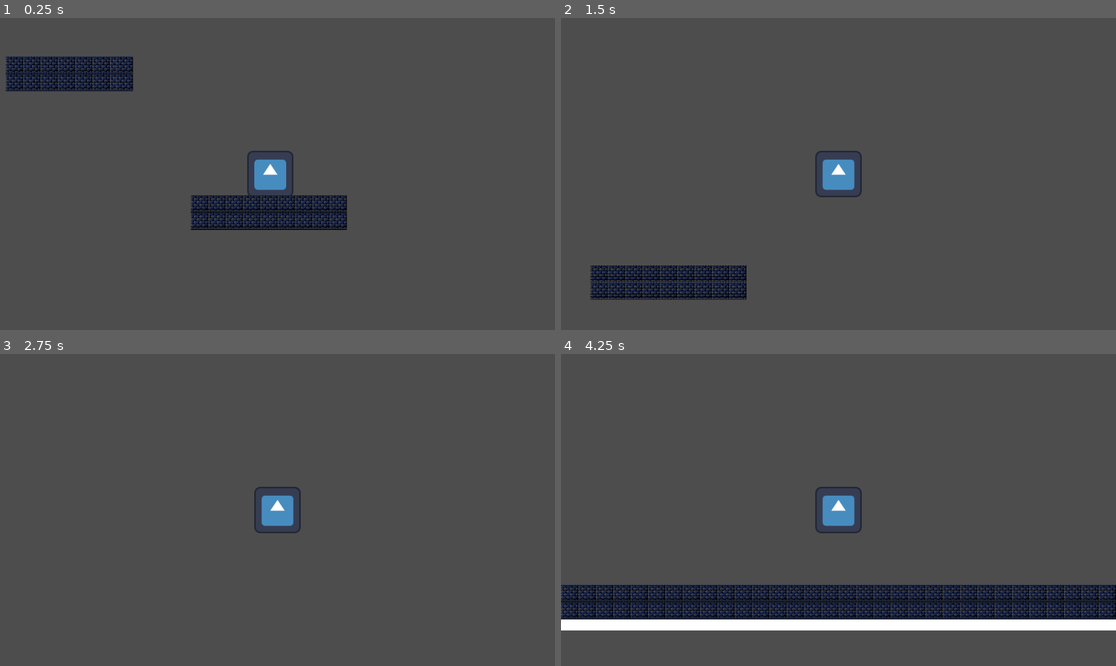
Above: before the commit, frames 1-4 (two rows, left to right).
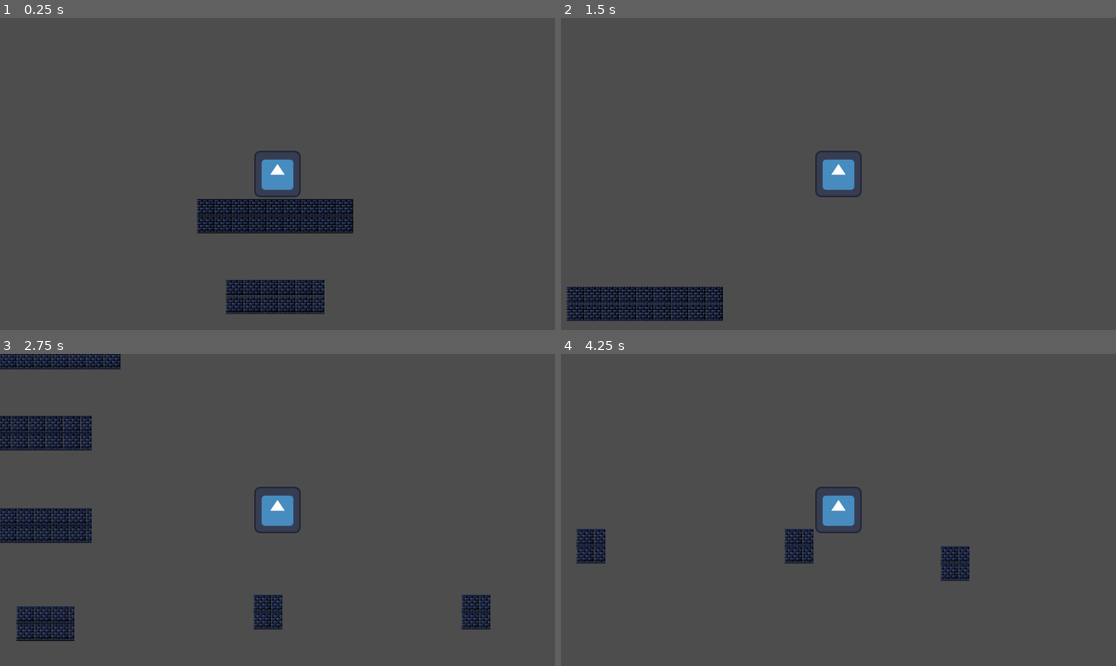
Above: after the commit, the same moments.

Repository: sfaruque10/Godot-2D-Game
Game: Godot game, scene res://baseGameLevel.tscn
Same seed, same stepped clock (60 frames per second), same inputs: the game is played once before the commit and once after it. This scene is started directly instead of the project's main scene. The engine's default icon, where the game draws it, is replaced by a stand-in: a white triangle on a blue panel in a dark square.
Inputs:
- Up to frame 1 (0.25 s): no input
- Up to frame 2 (1.5 s): hold Right (ui_right) from 0.53 s (still down); tap Up (jump) at 0.6, 0.77, 1.07 s; tap Space (dash) at 1.35 s
- Up to frame 3 (2.75 s): tap Up (jump) at 1.52, 1.55, 1.82, 2.1 s; release Right (ui_right) at 2.03 s; hold Left (ui_left) from 2.03 s (still down)
- Up to frame 4 (4.25 s): release Left (ui_left) at 2.78 s; hold Right (ui_right) from 2.78 s (still down); tap Space (dash) at 2.85 s; tap Up (jump) at 3.02, 3.05, 3.32, 3.6, 3.77, 4.07 s

The runs differ from the first frame. In frame 1, 7.0% of the frame differs, in the area x 1-64%, y 12-95%; in frame 2, 4.4%; in frame 3, 6.4%; in frame 4, 16%, in the area x 0-100%, y 56-89%.

Commit message:
added platform challenges to phase two and created double jump platform for phase 3

Diff:
--- a/2d-game/baseGameLevel.tscn
+++ b/2d-game/baseGameLevel.tscn
@@ -6,6 +6,7 @@
 [ext_resource type="PackedScene" uid="uid://btvcl3jso720t" path="res://slippery_enemy.tscn" id="4_6hoih"]
 [ext_resource type="Script" uid="uid://b2dykq030im28" path="res://dash_checkpoint.gd" id="4_m7qo6"]
 [ext_resource type="Texture2D" uid="uid://b2oj7yxw2bp78" path="res://DarkCastleTileset/CastleWallsInner.png" id="6_x6wv0"]
+[ext_resource type="Script" uid="uid://bfibnmv2hk1jx" path="res://double_jump_checkpoint.gd" id="7_opwys"]
 
 [sub_resource type="SegmentShape2D" id="SegmentShape2D_q5v5t"]
 a = Vector2(3223, 0)
@@ -15,7 +16,7 @@
 size = Vector2(6478, 128)
 
 [sub_resource type="RectangleShape2D" id="RectangleShape2D_t3wiy"]
-size = Vector2(200, 5239.5)
+size = Vector2(200, 10941.375)
 
 [sub_resource type="RectangleShape2D" id="RectangleShape2D_q5v5t"]
 size = Vector2(261.5, 222.5)
@@ -83,10 +84,16 @@
 [sub_resource type="RectangleShape2D" id="RectangleShape2D_ovxrf"]
 size = Vector2(1431, 126.5)
 
+[sub_resource type="RectangleShape2D" id="RectangleShape2D_1vwln"]
+size = Vector2(875, 82)
+
+[sub_resource type="RectangleShape2D" id="RectangleShape2D_1g016"]
+size = Vector2(411, 219)
+
 [node name="BaseGameLevel" type="Node2D"]
 
 [node name="Player" parent="." instance=ExtResource("1_atsvf")]
-position = Vector2(-2502, -2007)
+position = Vector2(-3, -1823)
 
 [node name="Starting Platform" type="Area2D" parent="."]
 position = Vector2(29, 132)
@@ -111,14 +118,14 @@
 position = Vector2(-3542, -206)
 
 [node name="CollisionShape2D" type="CollisionShape2D" parent="Boundary Left"]
-position = Vector2(214, -2156)
+position = Vector2(214, -3573.625)
 shape = SubResource("RectangleShape2D_t3wiy")
 
 [node name="Boundary Right" type="StaticBody2D" parent="."]
 position = Vector2(3148, -177)
 
 [node name="CollisionShape2D" type="CollisionShape2D" parent="Boundary Right"]
-position = Vector2(191, -2183)
+position = Vector2(191, -3616.3125)
 shape = SubResource("RectangleShape2D_t3wiy")
 
 [node name="Platform 1" type="StaticBody2D" parent="."]
@@ -261,7 +268,7 @@
 shape = SubResource("RectangleShape2D_6hoih")
 
 [node name="Platform 13" type="StaticBody2D" parent="."]
-position = Vector2(2, -897)
+position = Vector2(13, -897)
 
 [node name="ColorRect" type="ColorRect" parent="Platform 13"]
 offset_left = -67.0
@@ -525,6 +532,150 @@
 [node name="CollisionShape2D" type="CollisionShape2D" parent="GravSwap4"]
 position = Vector2(5699.5, -47.75)
 shape = SubResource("RectangleShape2D_ovxrf")
+
+[node name="Platform 29" type="StaticBody2D" parent="."]
+position = Vector2(905, -4317)
+
+[node name="ColorRect" type="ColorRect" parent="Platform 29"]
+offset_left = -208.0
+offset_top = -41.0
+offset_right = 211.0
+offset_bottom = 39.0
+
+[node name="CollisionShape2D" type="CollisionShape2D" parent="Platform 29"]
+position = Vector2(1, -1)
+shape = SubResource("RectangleShape2D_x6wv0")
+
+[node name="Platform 30" type="StaticBody2D" parent="."]
+position = Vector2(-323, -4544)
+
+[node name="ColorRect" type="ColorRect" parent="Platform 30"]
+offset_left = -208.0
+offset_top = -41.0
+offset_right = 211.0
+offset_bottom = 39.0
+
+[node name="CollisionShape2D" type="CollisionShape2D" parent="Platform 30"]
+position = Vector2(1, -1)
+shape = SubResource("RectangleShape2D_x6wv0")
+
+[node name="Platform 31" type="StaticBody2D" parent="."]
+position = Vector2(-1537, -4749)
+
+[node name="ColorRect" type="ColorRect" parent="Platform 31"]
+offset_left = -208.0
+offset_top = -41.0
+offset_right = 211.0
+offset_bottom = 39.0
+
+[node name="CollisionShape2D" type="CollisionShape2D" parent="Platform 31"]
+position = Vector2(1, -1)
+shape = SubResource("RectangleShape2D_x6wv0")
+
+[node name="Platform 32" type="StaticBody2D" parent="."]
+position = Vector2(-2709, -4980)
+
+[node name="ColorRect" type="ColorRect" parent="Platform 32"]
+offset_left = -208.0
+offset_top = -41.0
+offset_right = 211.0
+offset_bottom = 39.0
+
+[node name="CollisionShape2D" type="CollisionShape2D" parent="Platform 32"]
+position = Vector2(1, -1)
+shape = SubResource("RectangleShape2D_x6wv0")
+
+[node name="Platform 33" type="StaticBody2D" parent="."]
+position = Vector2(-2140, -4617)
+rotation = 1.5707964
+
+[node name="ColorRect" type="ColorRect" parent="Platform 33"]
+offset_left = -424.12646
+offset_top = -41.0
+offset_right = 454.63354
+offset_bottom = 39.0
+
+[node name="CollisionShape2D" type="CollisionShape2D" parent="Platform 33"]
+position = Vector2(14.5, -1)
+shape = SubResource("RectangleShape2D_1vwln")
+
+[node name="Platform 34" type="StaticBody2D" parent="."]
+position = Vector2(-2142, -5640)
+rotation = 1.5707964
+
+[node name="ColorRect" type="ColorRect" parent="Platform 34"]
+offset_left = -424.12646
+offset_top = -41.0
+offset_right = 454.63354
+offset_bottom = 39.0
+
+[node name="CollisionShape2D" type="CollisionShape2D" parent="Platform 34"]
+position = Vector2(14.5, -1)
+shape = SubResource("RectangleShape2D_1vwln")
+
+[node name="Platform 35" type="StaticBody2D" parent="."]
+position = Vector2(-755, -4135)
+rotation = 1.5707964
+
+[node name="ColorRect" type="ColorRect" parent="Platform 35"]
+offset_left = -424.12646
+offset_top = -41.0
+offset_right = 454.63354
+offset_bottom = 39.0
+
+[node name="CollisionShape2D" type="CollisionShape2D" parent="Platform 35"]
+position = Vector2(14.5, -1)
+shape = SubResource("RectangleShape2D_1vwln")
+
+[node name="Platform 36" type="StaticBody2D" parent="."]
+position = Vector2(-763, -5200)
+rotation = 1.5707964
+
+[node name="ColorRect" type="ColorRect" parent="Platform 36"]
+offset_left = -424.12646
+offset_top = -41.0
+offset_right = 454.63354
+offset_bottom = 39.0
+
+[node name="CollisionShape2D" type="CollisionShape2D" parent="Platform 36"]
+position = Vector2(14.5, -1)
+shape = SubResource("RectangleShape2D_1vwln")
+
+[node name="Platform 37" type="StaticBody2D" parent="."]
+position = Vector2(92, -4208)
+rotation = 1.5707964
+
+[node name="ColorRect" type="ColorRect" parent="Platform 37"]
+offset_left = -424.12646
+offset_top = -41.0
+offset_right = 454.63354
+offset_bottom = 39.0
+
+[node name="CollisionShape2D" type="CollisionShape2D" parent="Platform 37"]
+position = Vector2(14.5, -1)
+shape = SubResource("RectangleShape2D_1vwln")
+
+[node name="Platform 38" type="StaticBody2D" parent="."]
+position = Vector2(90, -5300)
+rotation = 1.5707964
+
+[node name="ColorRect" type="ColorRect" parent="Platform 38"]
+offset_left = -424.12646
+offset_top = -41.0
+offset_right = 454.63354
+offset_bottom = 39.0
+
+[node name="CollisionShape2D" type="CollisionShape2D" parent="Platform 38"]
+position = Vector2(14.5, -1)
+shape = SubResource("RectangleShape2D_1vwln")
+
+[node name="Double Jump Checkpoint" type="Area2D" parent="."]
+position = Vector2(-2712, -5243)
+script = ExtResource("7_opwys")
+
+[node name="CollisionShape2D" type="CollisionShape2D" parent="Double Jump Checkpoint"]
+position = Vector2(1.5, 99.5)
+shape = SubResource("RectangleShape2D_1g016")
 
 [connection signal="body_entered" from="Starting Platform" to="Starting Platform" method="_on_body_entered"]
 [connection signal="body_entered" from="Dash Checkpoint" to="Dash Checkpoint" method="_on_body_entered"]
@@ -532,3 +683,4 @@
 [connection signal="body_entered" from="GravSwap2" to="GravSwap2" method="_on_body_entered"]
 [connection signal="body_entered" from="GravSwap3" to="GravSwap3" method="_on_body_entered"]
 [connection signal="body_entered" from="GravSwap4" to="GravSwap4" method="_on_body_entered"]
+[connection signal="body_entered" from="Double Jump Checkpoint" to="Double Jump Checkpoint" method="_on_body_entered"]
--- /dev/null
+++ b/2d-game/double_jump_checkpoint.gd
@@ -0,0 +1,8 @@
+extends Area2D
+
+
+
+
+func _on_body_entered(body: Node2D) -> void:
+	Global.max_jumps = 2
+	pass # Replace with function body.
Not shown: 1 places in 2d-game/baseGameLevel.tscn that only renumber resources
Not shown, added: 2d-game/double_jump_checkpoint.gd.uid
